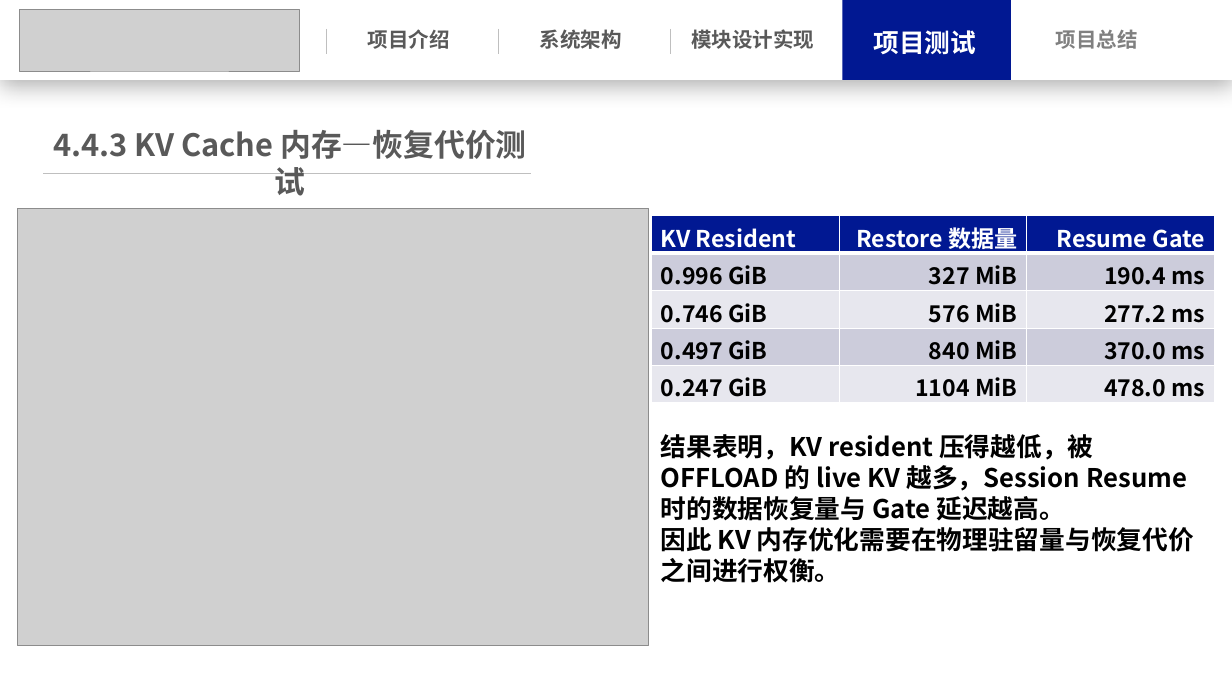
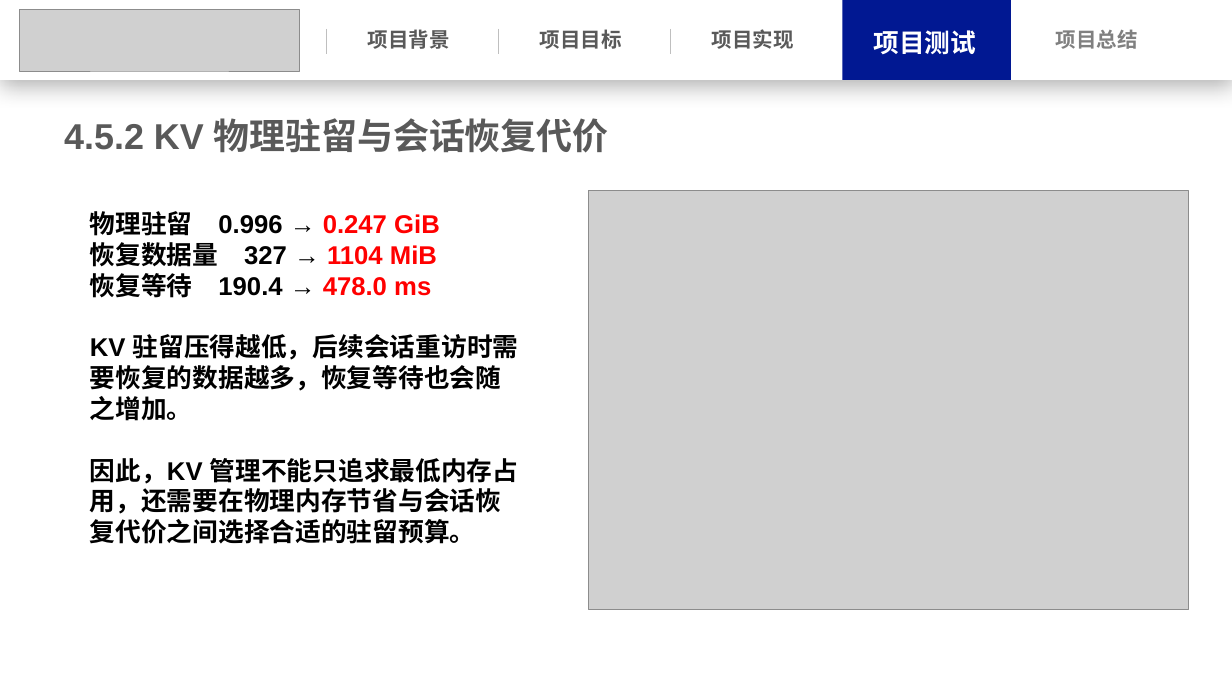
Before and after one commit to Leslie-1341/llama.cpp, a slide deck: slide 29 of docs/操作系统功能赛.pptx (slide 33 before the commit). Drawn at 1232x693 pixels with LibreOffice and Linux fonts; fonts in the diff are those of the drawing; grey boxes stand for pictures. Boxes give left, top, right and bottom in pixels: in the first picture for what was removed or moved away, otherwise in the second. Text is boxed around its words. In the diff, an @@ line names an element or a change of style, - is before the commit and + after.

```diff
--- a/docs/操作系统功能赛.pptx
+++ b/docs/操作系统功能赛.pptx
@@ text at box(368, 29, 450, 49): text changed; font Noto Sans CJK SC to Arial @@
-项目介绍
+项目背景
@@ text at box(540, 29, 622, 49): text changed; font Noto Sans CJK SC to Arial @@
-系统架构
+项目目标
@@ text at box(712, 29, 794, 49): text changed; font Noto Sans CJK SC to Arial @@
-模块设计实现
+项目实现
@@ text at box(64, 118, 609, 153): text changed; size 24 to 28 pt; font Noto Sans CJK SC to Arial @@
-4.4.3 KV Cache 内存—恢复代价测试
+4.5.2 KV 物理驻留与会话恢复代价
@@ line removed from (43, 173) to (531, 173) @@
@@ picture removed at box(18, 208, 649, 645) @@
@@ picture added at box(589, 191, 1189, 610) @@
@@ text added at box(90, 211, 519, 544), 20 pt, text #000000, bold @@
+物理驻留 0.996 → 0.247 GiB
+恢复数据量 327 → 1104 MiB
+恢复等待 190.4 → 478.0 ms
+KV 驻留压得越低，后续会话重访时需要恢复的数据越多，恢复等待也会随之增加。
+因此，KV 管理不能只追求最低内存占用，还需要在物理内存节省与会话恢复代价之间选择合适的驻留预算。
@@ table removed at box(652, 215, 1214, 403), 5 rows, 3 columns @@
-KV Resident | Restore 数据量 | Resume Gate
-0.996 GiB | 327 MiB | 190.4 ms
-0.746 GiB | 576 MiB | 277.2 ms
-0.497 GiB | 840 MiB | 370.0 ms
-0.247 GiB | 1104 MiB | 478.0 ms
@@ text removed at box(661, 434, 1194, 583) @@
-结果表明，KV resident 压得越低，被 OFFLOAD 的 live KV 越多，Session Resume 时的数据恢复量与 Gate 延迟越高。
-因此 KV 内存优化需要在物理驻留量与恢复代价之间进行权衡。
```
Also in this commit, not shown: 27 other slides changed, 8 slides added, 11 slides removed, 3 other files.
